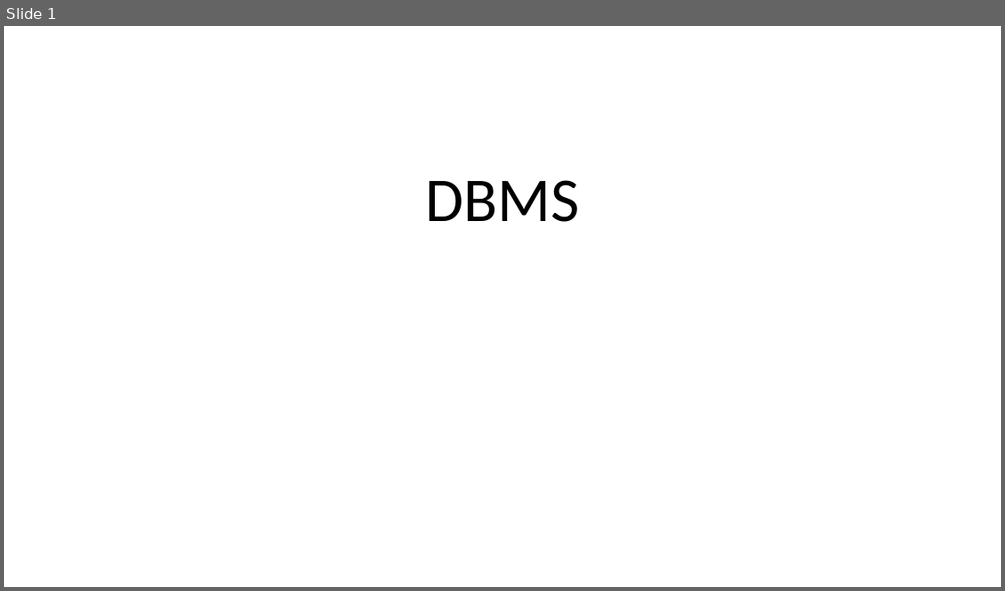
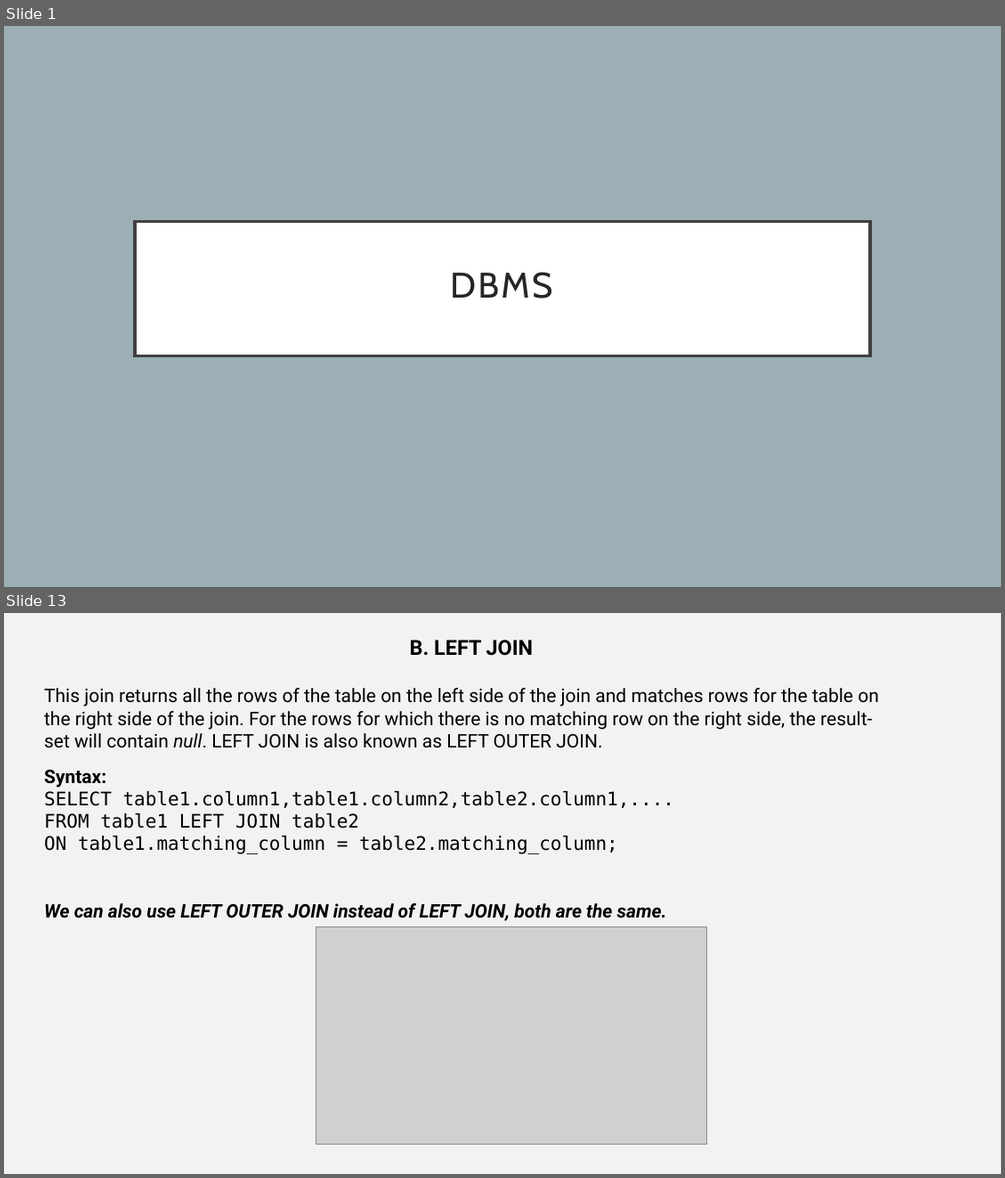
Before and after one commit to vishnuvishal-11/Vishnuvishal, a slide deck: Presentations/DBMS.pptx. Shown one above the other, each under a label of ours: slide 1 before the commit, slides 1 and 13 after it; the slides between them are not shown. The pictures are 1005x591 and 1005x1178 pixels, drawn with LibreOffice and Linux fonts; fonts in the diff are those of the drawing; grey boxes stand for pictures. Boxes give left, top, right and bottom in pixels: in the first picture for what was removed or moved away, otherwise in the second. Text is boxed around its words. In the diff, an @@ line names an element or a change of style, - is before the commit and + after.

```diff
--- a/Presentations/DBMS.pptx
+++ b/Presentations/DBMS.pptx
@@ slide 13 added at box(4, 613, 1001, 1174), background #F2F2F2 @@
@@ text added at box(44, 640, 879, 921), 18 pt, text #000000 @@
+B. LEFT JOIN
+This join returns all the rows of the table on the left side of the join and matches rows for the table on the right side of the join. For the rows for which there is no matching row on the right side, the result-set will contain null. LEFT JOIN is also known as LEFT OUTER JOIN.
+Syntax:
+SELECT table1.column1,table1.column2,table2.column1,....
+FROM table1 LEFT JOIN table2
+ON table1.matching_column = table2.matching_column;
+We can also use LEFT OUTER JOIN instead of LEFT JOIN, both are the same.
@@ picture added at box(316, 927, 707, 1144) @@
@@ slide 1 changed as well @@
@@ background #FFFFFF to #9BAFB5 @@
@@ title "DBMS": place and size @@
-title "DBMS" at box(425, 180, 579, 222)
+title "DBMS" at box(135, 221, 870, 356)
@@ title "DBMS" at box(135, 221, 870, 356): size 60 to 34.2 pt, font Calibri to Cabin, text colour #000000 to #262626, letter spacing 0 to 2 pt; vertical alignment bottom to middle; fill none to #FFFFFF; outline none to #404040 3 pt @@
```
Also in this commit, not shown: 5 other slides changed, 22 other slides added, 1 other file.
